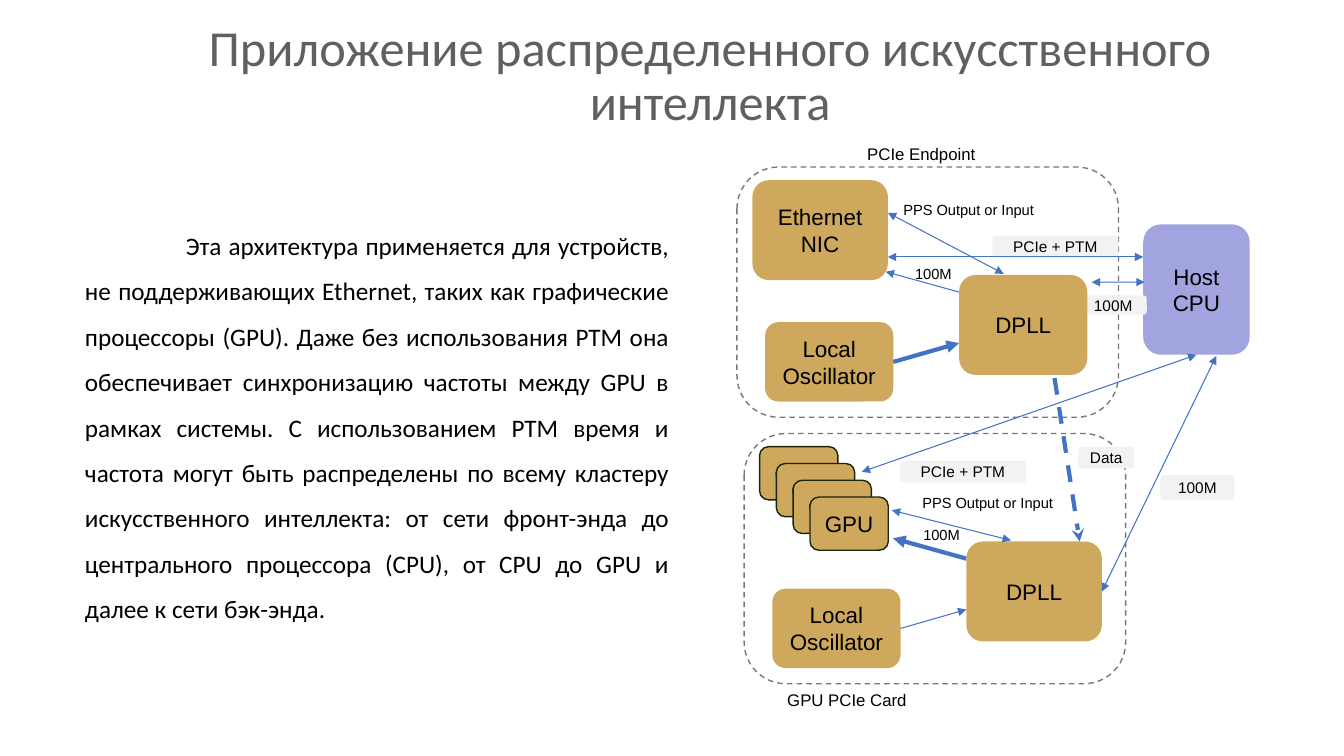
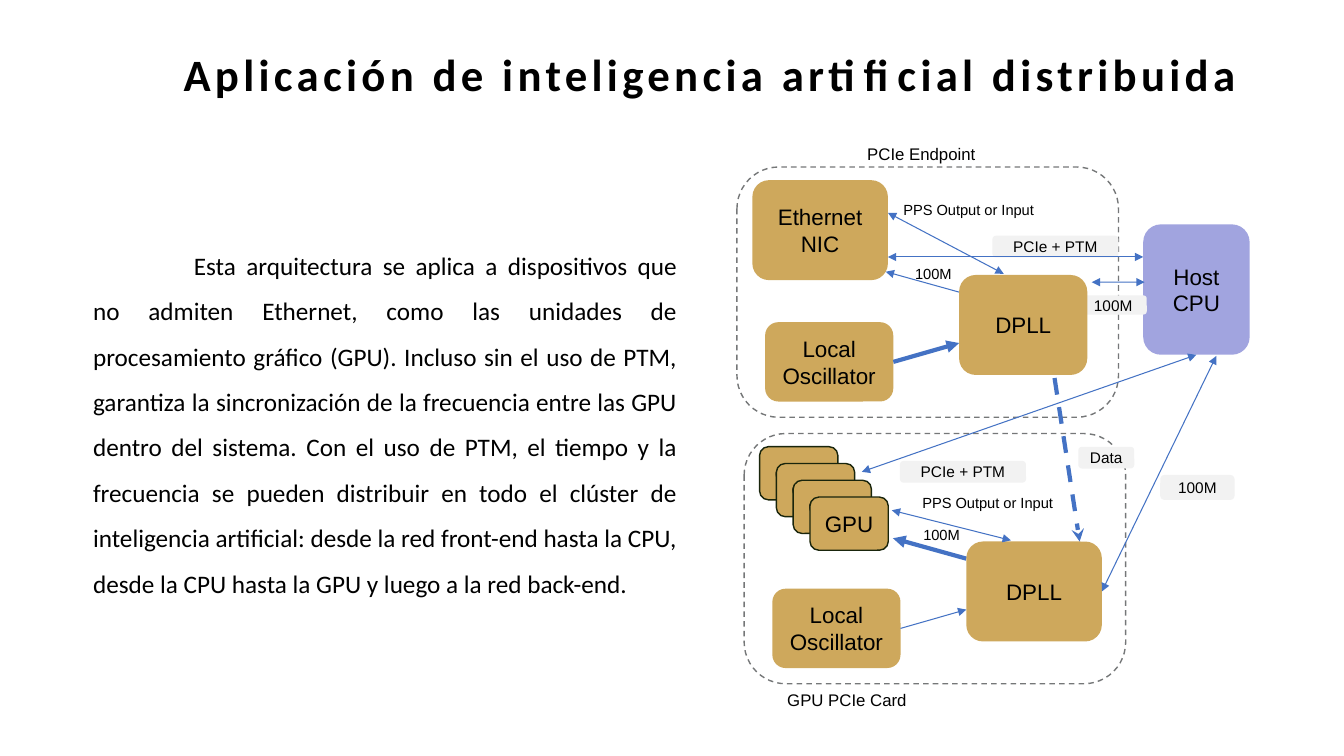
Before and after one commit to SiwaNetwork/QUANTUM, a slide deck: slide 33 of Time-Card/ДОКУМЕНТЫ/МАТЕРИАЛ СТАТЬИ/Синхронизация кейсы на испанском.pptx (slide 36 before the commit). Drawn at 1344x756 pixels with LibreOffice and Linux fonts; fonts in the diff are those of the drawing. Boxes give left, top, right and bottom in pixels: in the first picture for what was removed or moved away, otherwise in the second. Text is boxed around its words. In the diff, an @@ line names an element or a change of style, - is before the commit and + after.

```diff
--- a/Time-Card/ДОКУМЕНТЫ/МАТЕРИАЛ СТАТЬИ/Синхронизация кейсы на испанском.pptx
+++ b/Time-Card/ДОКУМЕНТЫ/МАТЕРИАЛ СТАТЬИ/Синхронизация кейсы на испанском.pptx
@@ title at [184,59,1235,99]: text changed; size 36 to 32 pt; text colour #5F6062 to #000000; bold on @@
-Приложение распределенного искусственного интеллекта
+Aplicación de inteligencia artificial distribuida
@@ text at [93,257,677,598]: text changed @@
-Эта архитектура применяется для устройств, не поддерживающих Ethernet, таких как графические процессоры (GPU). Даже без использования PTM она обеспечивает синхронизацию частоты между GPU в рамках системы. С использованием PTM время и частота могут быть распределены по всему кластеру искусственного интеллекта: от сети фронт-энда до центрального процессора (CPU), от CPU до GPU и далее к сети бэк-энда.
+Esta arquitectura se aplica a dispositivos que no admiten Ethernet, como las unidades de procesamiento gráfico (GPU). Incluso sin el uso de PTM, garantiza la sincronización de la frecuencia entre las GPU dentro del sistema. Con el uso de PTM, el tiempo y la frecuencia se pueden distribuir en todo el clúster de inteligencia artificial: desde la red front-end hasta la CPU, desde la CPU hasta la GPU y luego a la red back-end.
```
Also in this commit, not shown: 24 other slides changed, 10 slides added, 12 slides removed.
